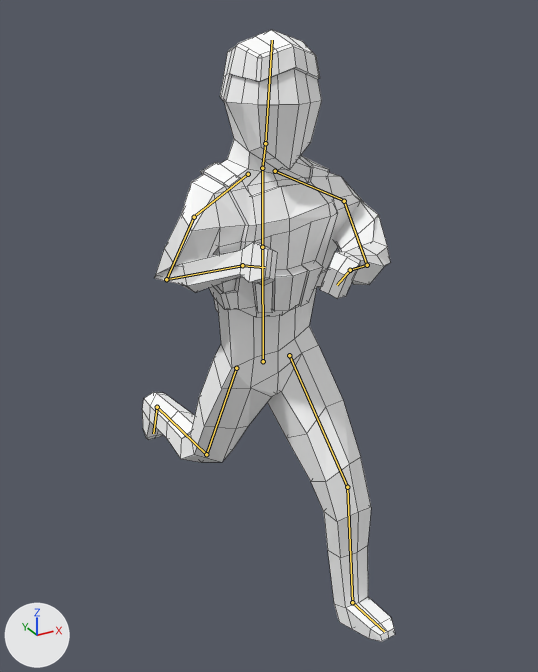
One commit to the Blender file soldier_alpha_toon_material.blend: the scene before it, then after it.
Both versions are drawn from a 50 mm lens placed at (-5.66, -10.19, 10.91), pointed at (0.32, 0.67, 5.48). Lighting does not change. The marker at lower left points along +X, +Y and +Z. Both versions are drawn at frame 92 of the action 'Animation'; the numbers are the values there. The bones that bend it are drawn over the model as lines. Mesh edges are drawn as thin lines.

In view in the first picture: 'Man'.
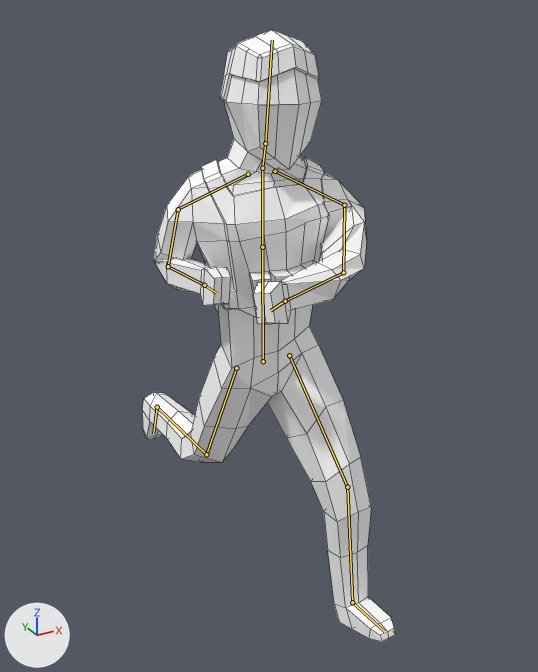
The change, as JSON lines over the scene's bpy script:
```json
{"block": "bone_clavicler", "where": "bone_clavicler = bpy.data.objects['Armature'].pose.bones['clavicleR']  # child of 'upperTorso'"}
{"op": "set", "path": "bone_clavicler.rotation_quaternion", "old": "(0.992, 0.101, -0.068, -0.027)", "new": "(0.994, -0.097, 0.017, 0.049)", "note": "degrees (12, -7, -4) -> degrees (-11, 2, 5)"}
{"block": "bone_lowerarmr", "where": "bone_lowerarmr = bpy.data.objects['Armature'].pose.bones['lowerArmR']  # child of 'upperArmR'"}
{"op": "set", "path": "bone_lowerarmr.rotation_quaternion", "old": "(0.389, -0.903, -0.088, 0.158)", "new": "(0.485, -0.858, -0.083, 0.149)", "note": "degrees (-132, 12, 17) -> degrees (-119, 10, 17)"}
{"block": "bone_handr", "where": "bone_handr = bpy.data.objects['Armature'].pose.bones['handR']  # child of 'lowerArmR'"}
{"op": "set", "path": "bone_handr.rotation_quaternion", "old": "(0.989, 0.066, -0.131, 0.021)", "new": "(0.986, 0.023, 0.002, 0.024)", "note": "degrees (8, -15, 1) -> degrees (3, 0, 3)"}
{"block": "bone_claviclel", "where": "bone_claviclel = bpy.data.objects['Armature'].pose.bones['clavicleL']  # child of 'upperTorso'"}
{"op": "set", "path": "bone_claviclel.rotation_quaternion", "old": "(0.984, 0.105, 0.037, -0.137)", "new": "(0.952, 0.192, 0.089, -0.222)", "note": "degrees (11, 6, -15) -> degrees (20, 15, -24)"}
{"block": "bone_upperarml", "where": "bone_upperarml = bpy.data.objects['Armature'].pose.bones['upperArmL']  # child of 'clavicleL'"}
{"op": "set", "path": "bone_upperarml.rotation_quaternion", "old": "(0.809, -0.423, -0.393, 0.112)", "new": "(0.824, -0.421, -0.356, 0.131)", "note": "degrees (-67, -33, 38) -> degrees (-64, -28, 36)"}
{"block": "bone_lowerarml", "where": "bone_lowerarml = bpy.data.objects['Armature'].pose.bones['lowerArmL']  # child of 'upperArmL'"}
{"op": "set", "path": "bone_lowerarml.rotation_quaternion", "old": "(0.865, -0.2, 0.155, 0.433)", "new": "(0.875, -0.163, 0.295, 0.348)", "note": "degrees (-14, 26, 50) -> degrees (-6, 39, 41)"}
{"block": "bone_handl", "where": "bone_handl = bpy.data.objects['Armature'].pose.bones['handL']  # child of 'lowerArmL'"}
{"op": "set", "path": "bone_handl.rotation_quaternion", "old": "(0.969, 0.238, 0.058, -0.032)", "new": "(0.962, -0.008, 0.249, -0.11)", "note": "degrees (28, 7, -2) -> degrees (-5, 29, -14)"}
```

Pixel boxes [x1, y1, x2, y2] of what changed, in the pictures (538 x 672 px):
```json
{"object": "Man", "change": "posed", "before": [142, 30, 395, 642], "after": [142, 30, 395, 642]}
{"bone": "clavicleR", "before": "(248, 174) to (193, 217)", "after": "(248, 174) to (178, 209)"}
{"bone": "lowerArmR", "before": "(166, 279) to (242, 265)", "after": "(168, 266) to (204, 285)"}
{"bone": "handR", "before": "(242, 265) to (265, 267)", "after": "(204, 285) to (216, 293)"}
{"bone": "clavicleL", "before": "(275, 171) to (344, 200)", "after": "(275, 171) to (344, 205)"}
{"bone": "upperArmL", "before": "(344, 201) to (367, 265)", "after": "(344, 205) to (343, 272)"}
{"bone": "lowerArmL", "before": "(367, 265) to (350, 270)", "after": "(343, 272) to (285, 301)"}
{"bone": "handL", "before": "(350, 270) to (337, 285)", "after": "(285, 301) to (270, 310)"}
```
